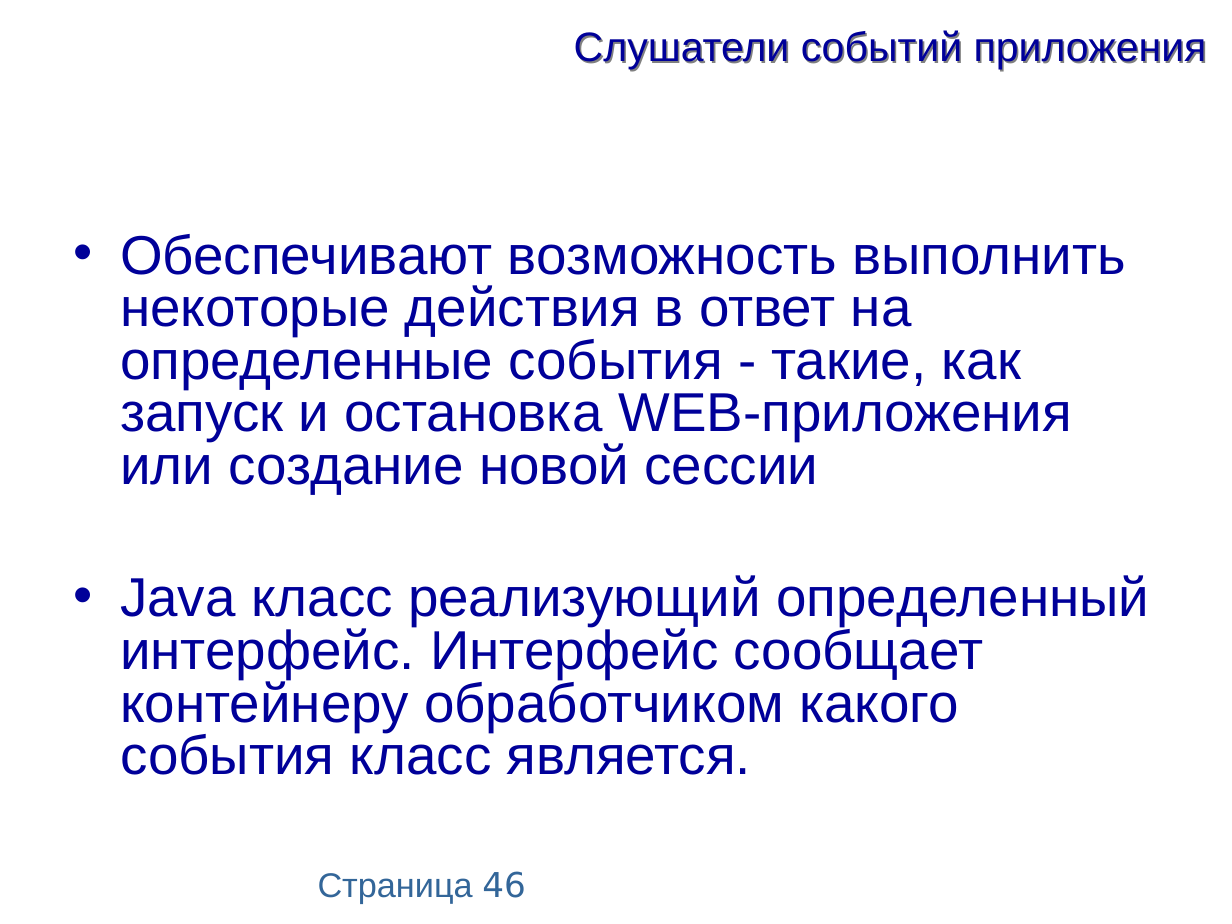
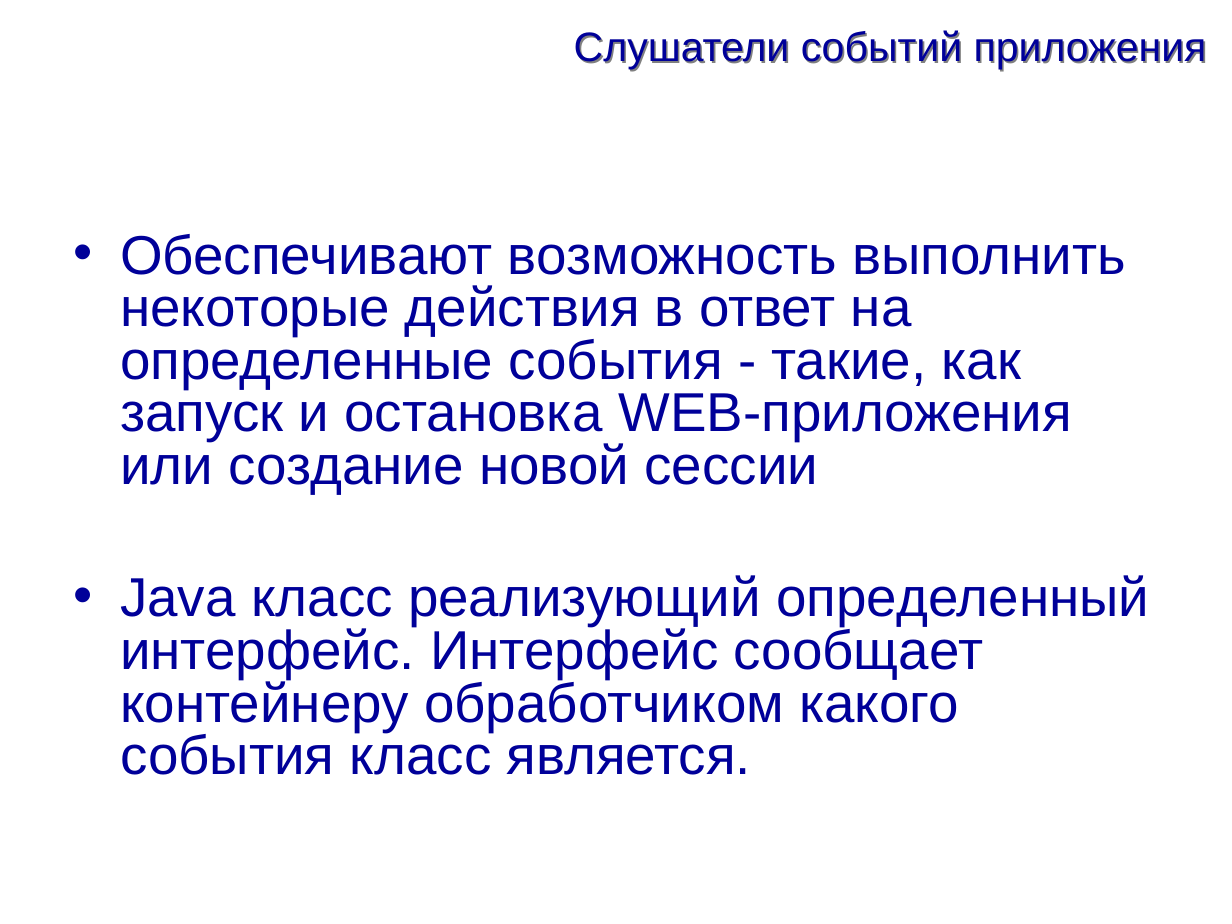
Before and after one commit to maxchv/JavaLessons, a slide deck: slide 46 of Lesson19/lecture-servlet.ppt. Drawn at 1232x924 pixels with LibreOffice and Linux fonts; fonts in the diff are those of the drawing; background and template pictures are left out. Boxes give left, top, right and bottom in pixels: in the first picture for what was removed or moved away, otherwise in the second. Text is boxed around its words. In the diff, an @@ line names an element or a change of style, - is before the commit and + after.

```diff
--- a/Lesson19/lecture-servlet.ppt
+++ b/Lesson19/lecture-servlet.ppt
@@ page number removed at (x1=318, y1=871, x2=526, y2=904) @@
-Страница 46
```
Also in this commit, not shown: 46 other slides changed, 18 other files.
